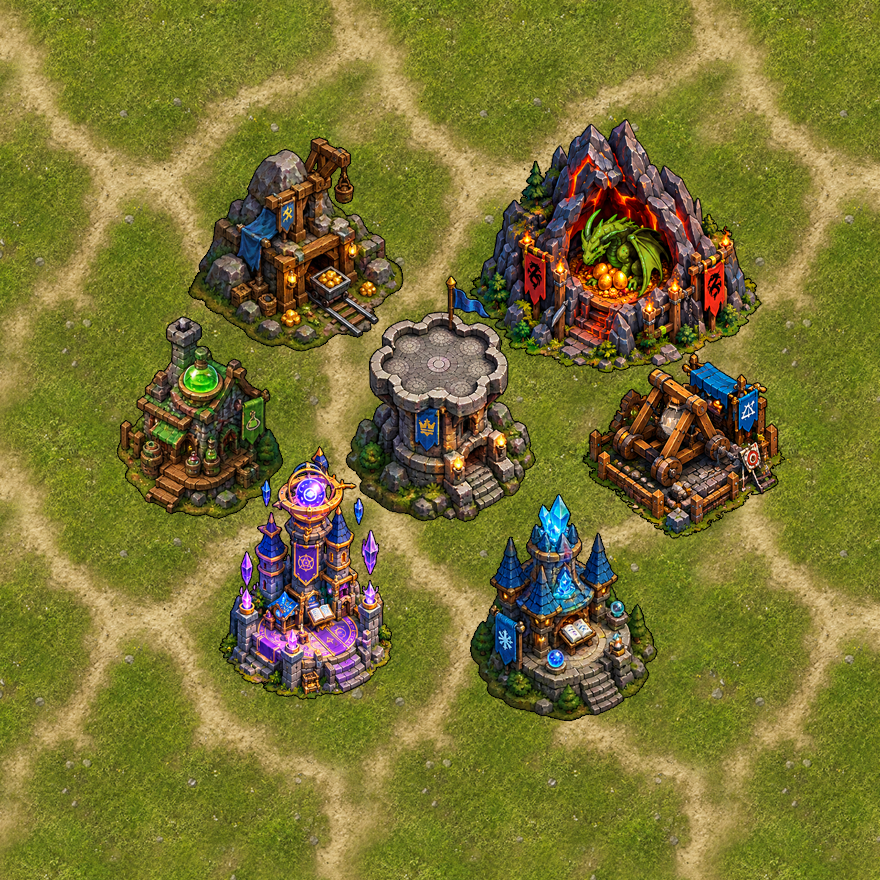
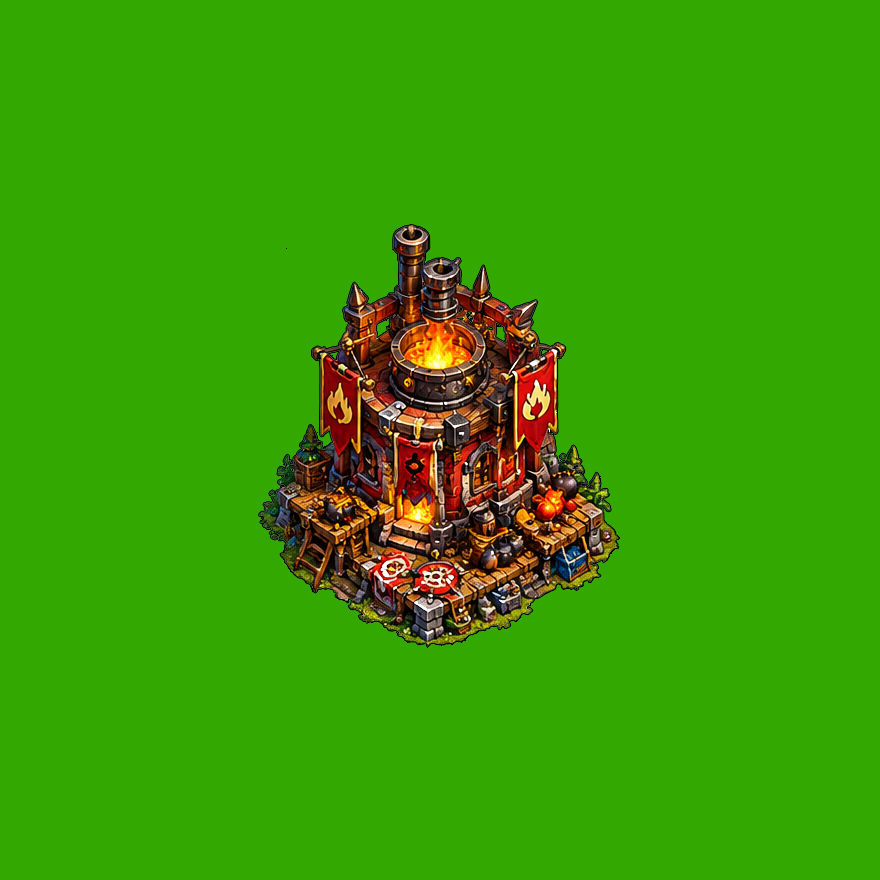
Revision of a layered 880 x 880 image; what changed, layer by layer:
added layer "Слой 9 копия" in group "Группа 1" over [left=259, top=224, right=620, bottom=648]
added layer "Слой 9" in group "Группа 1" over [left=259, top=224, right=620, bottom=648]
hid "Слой 8" over [left=219, top=446, right=392, bottom=699]
hid "Слой 7" over [left=117, top=317, right=283, bottom=519]
hid "Слой 6" over [left=470, top=494, right=657, bottom=721]
hid "Слой 1" over [left=346, top=276, right=536, bottom=522]
hid "Слой 2" over [left=188, top=101, right=422, bottom=351]
hid "Слой 5" over [left=583, top=353, right=785, bottom=538]
hid "Слой 4" over [left=470, top=119, right=761, bottom=373]
hid "Слой 1 копия 6" over [left=0, top=0, right=880, bottom=880]
painted on "Фон" over [left=0, top=0, right=880, bottom=880]
